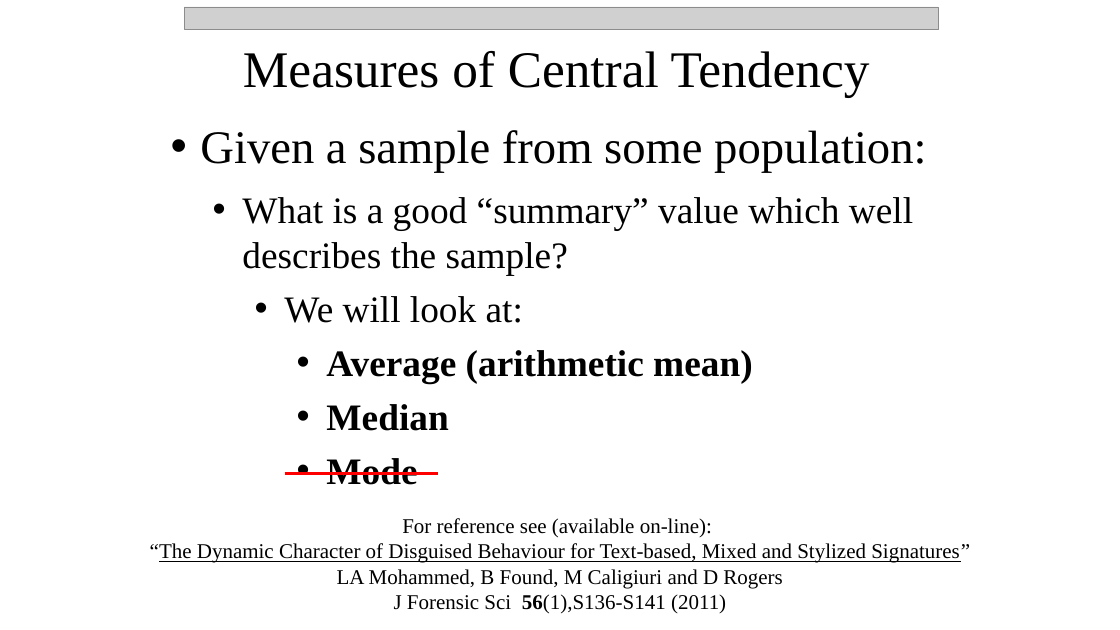
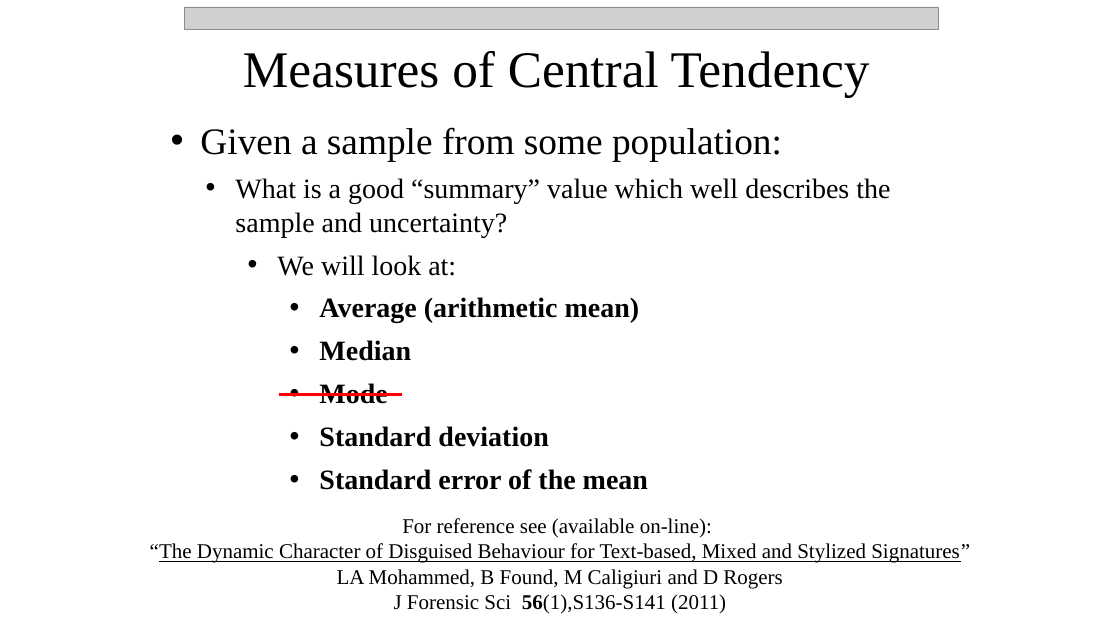
Before and after one commit to npetraco/workshop21, a slide deck: slide 3 of notes/day_2.pptx. Drawn at 1120x630 pixels with LibreOffice and Linux fonts; fonts in the diff are those of the drawing; grey boxes stand for pictures. Boxes give left, top, right and bottom in pixels: in the first picture for what was removed or moved away, otherwise in the second. Text is boxed around its words. In the diff, an @@ line names an element or a change of style, - is before the commit and + after.

```diff
--- a/notes/day_2.pptx
+++ b/notes/day_2.pptx
@@ text "Given a sample from some ..." at (x1=200, y1=127, x2=782, y2=161): size 40 to 32 pt @@
@@ text "What is a good “summary” ..." moved from (x1=242, y1=197, x2=913, y2=485) to (x1=235, y1=178, x2=890, y2=490) @@
@@ text at (x1=235, y1=178, x2=890, y2=237): text changed; size 32 to 24 pt @@
-  • What is a good “summary” value which well describes the sample?
+  • What is a good “summary” value which well describes the sample and uncertainty?
@@ text at (x1=277, y1=255, x2=640, y2=404): size 32 to 24 pt in "We will look at:", "Average (arithmetic mean)", "Median", "Mode" @@
@@ line moved from (285, 474) - (438, 474) to (279, 395) - (402, 395) @@
@@ text at (x1=319, y1=426, x2=648, y2=490): paragraphs added @@
+      • Standard deviation
+      • Standard error of the mean
```
Also in this commit, not shown: 5 slides added.
